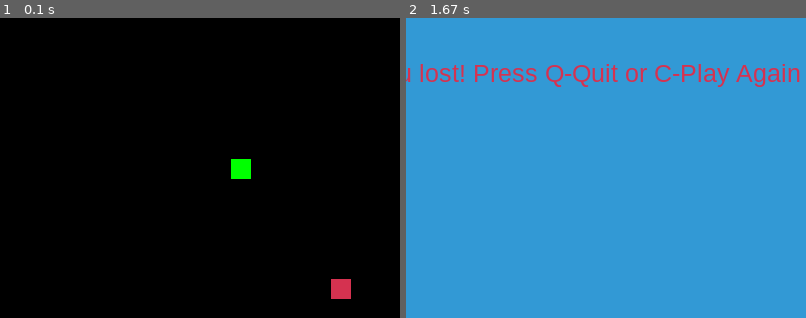
Above: before the commit, frames 1-2 (left to right).
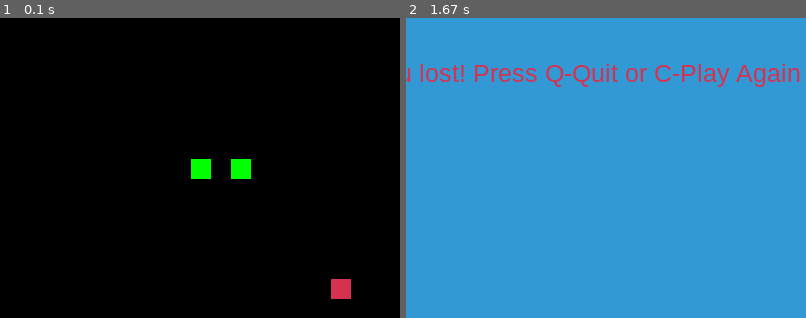
Above: after the commit, the same moments.

Repository: louis-sensai/sandbox-pygame
Game: pygame game, started from src/main.py
The game is run twice, just before and just after one commit, with the same random seed, the same clock (stepped at 60 frames per second) and the same inputs.
Inputs:
- Up to frame 1 (0.1 s): no input
- Up to frame 2 (1.67 s): no input
The pictures show only the part of the screen within x 21-71%, y 26-76%; the shares and areas given below are measured in that part.

The runs differ from the first frame. In frame 1, 0.3% of the frame differs, in the area x 47-53%, y 47-54%; in frame 2, nothing differs.

Commit message:
Initialize snake with starting segments to prevent instant game over
Co-authored-by: Louis <336655023+louis-sensai@users.noreply.github.com>

Diff:
--- a/src/main.py
+++ b/src/main.py
@@ -44,6 +44,10 @@
     y1_change = 0
     snake_List = []
     Length_of_snake = 3
+
+    # Initialize snake with starting segments
+    for i in range(Length_of_snake):
+        snake_List.append([x1 - i * BLOCK_SIZE, y1])
     foodx = round(random.randrange(0, WIDTH - BLOCK_SIZE) / BLOCK_SIZE) * BLOCK_SIZE
     foody = round(random.randrange(0, HEIGHT - BLOCK_SIZE) / BLOCK_SIZE) * BLOCK_SIZE
 
